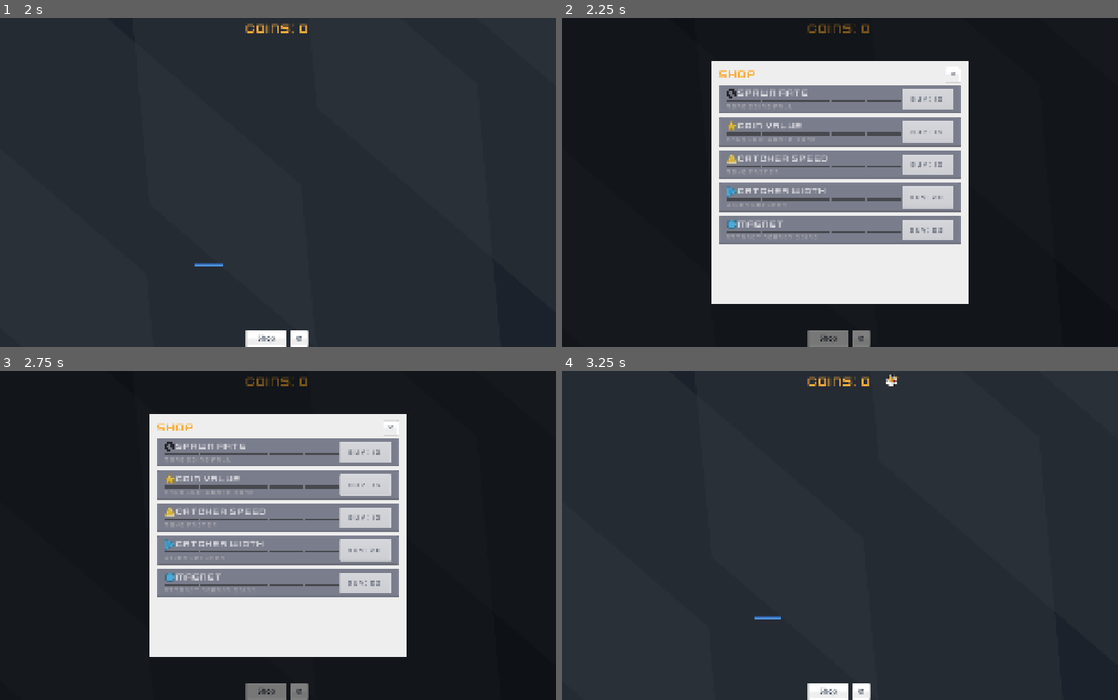
Above: before the commit, frames 1-4 (two rows, left to right).
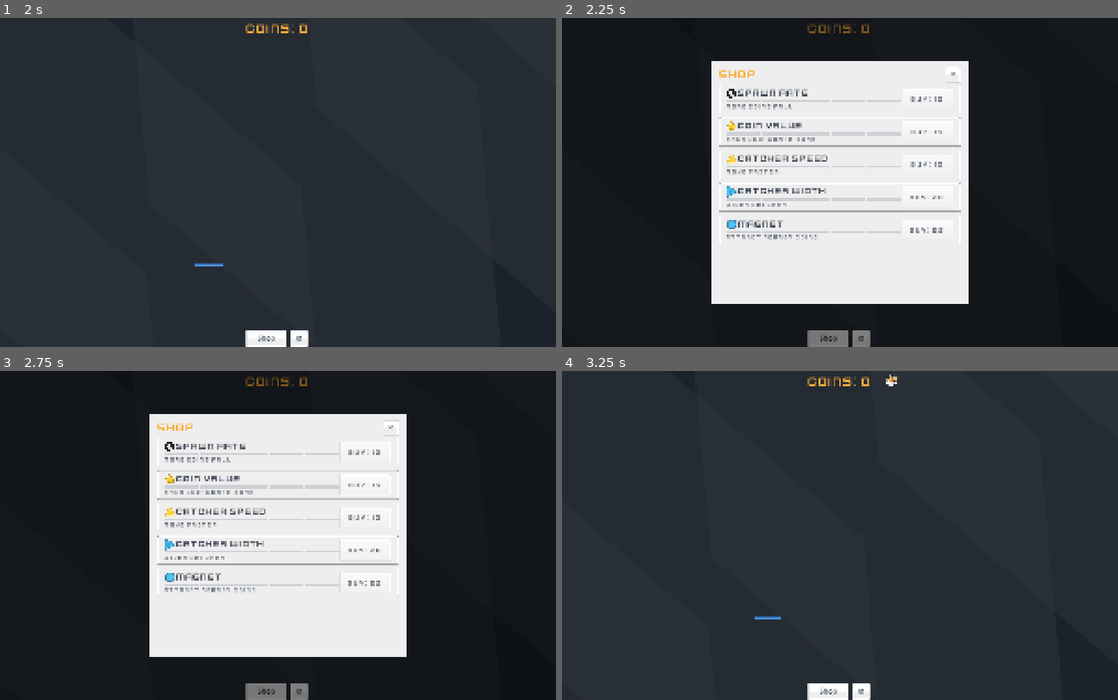
Above: after the commit, the same moments.

Repository: flexion/flexcoins
Game: Godot game, scene res://scenes/start_screen.tscn
Same seed, same stepped clock (60 frames per second), same inputs: the game is played once before the commit and once after it. Sound files missing from this copy of the repository are replaced by a short silence.
Inputs (mouse positions are in pixels of both pictures, inside the frame that each line leads up to):
- Up to frame 1 (2 s): tap Enter at 0.5 s; move the mouse to (400, 166) at 0.52 s; hold Right (move_right) 0.53-1.28 s; click (400, 166) at 0.67 s; move the mouse to (166, 198) at 1.27 s; hold Left (move_left) from 1.28 s (still down)
- Up to frame 2 (2.25 s): release Left (move_left) at 2 s; click "Shop" at 2 s
- Up to frame 3 (2.75 s): no input
- Up to frame 4 (3.25 s): click "⚙" at 2.75 s

Frame 1 is identical in both runs. In frame 2, 19% of the frame differs, in the area x 28-72%, y 20-69%; in frame 3, 19%; in frame 4, nothing differs.

Commit message:
Restyle shop cards to light grey Kenney UI style
Switch upgrade button cards from dark navy tinted backgrounds to light
grey atlas panels matching the Kenney greySheet aesthetic. Dark text on
light backgrounds, subtle segment bars, and clean raised buy buttons.

Co-Authored-By: Claude Opus 4.6 <noreply@anthropic.com>

Diff:
--- a/scenes/upgrade_button.tscn
+++ b/scenes/upgrade_button.tscn
@@ -1,19 +1,22 @@
-[gd_scene load_steps=4 format=3 uid="uid://upgrade_btn_001"]
+[gd_scene load_steps=5 format=3 uid="uid://upgrade_btn_001"]
 
 [ext_resource type="Script" path="res://scripts/upgrade_button.gd" id="1_script"]
-[ext_resource type="Texture2D" path="res://assets/ui/button_grey_depth.png" id="2_card_bg"]
+[ext_resource type="Texture2D" uid="uid://ctu1gw0yk7rh4" path="res://assets/greySheet.png" id="2_greysheet"]
+
+[sub_resource type="AtlasTexture" id="atlas_card_bg"]
+atlas = ExtResource("2_greysheet")
+region = Rect2(190, 98, 100, 100)
 
 [sub_resource type="StyleBoxTexture" id="StyleBoxTexture_card"]
-texture = ExtResource("2_card_bg")
-texture_margin_left = 10.0
-texture_margin_top = 10.0
-texture_margin_right = 10.0
-texture_margin_bottom = 10.0
+texture = SubResource("atlas_card_bg")
+texture_margin_left = 16.0
+texture_margin_top = 16.0
+texture_margin_right = 16.0
+texture_margin_bottom = 16.0
 content_margin_left = 10.0
 content_margin_top = 6.0
 content_margin_right = 10.0
 content_margin_bottom = 6.0
-modulate_color = Color(0.2, 0.22, 0.32, 0.85)
 
 [node name="UpgradeButton" type="PanelContainer"]
 script = ExtResource("1_script")
@@ -38,13 +41,14 @@
 unique_name_in_owner = true
 layout_mode = 2
 theme_override_font_sizes/font_size = 34
+theme_override_colors/font_color = Color(0.122, 0.161, 0.216, 1)
 text = "Upgrade Lv.0"
 
 [node name="EffectLabel" type="Label" parent="MarginContainer/HBoxContainer/InfoVBox"]
 unique_name_in_owner = true
 layout_mode = 2
 theme_override_font_sizes/font_size = 24
-theme_override_colors/font_color = Color(0.7, 0.7, 0.7, 1)
+theme_override_colors/font_color = Color(0.294, 0.333, 0.388, 1)
 text = "Description"
 
 [node name="BuyButton" type="Button" parent="MarginContainer/HBoxContainer"]
@@ -52,5 +56,5 @@
 layout_mode = 2
 custom_minimum_size = Vector2(200, 60)
 theme_override_font_sizes/font_size = 28
-theme_override_colors/font_color = Color(1, 1, 1, 1)
+theme_override_colors/font_color = Color(0.294, 0.333, 0.388, 1)
 text = "Buy: 100"
--- a/scripts/upgrade_button.gd
+++ b/scripts/upgrade_button.gd
@@ -7,9 +7,8 @@
 	Color(0.4, 0.7, 1.0, 1.0),    # Diamond blue (tier 2)
 	Color(0.8, 0.4, 1.0, 1.0),    # Purple (tier 3+)
 ]
-const EMPTY_COLOR := Color(0.2, 0.2, 0.2, 1.0)
-const AFFORD_COLOR := Color(1.0, 1.0, 1.0, 1.0)
-const UNAFFORD_COLOR := Color(0.65, 0.65, 0.65, 1.0)
+const EMPTY_COLOR := Color(0.78, 0.8, 0.82, 1.0)
+const COLOR_NAVY := Color(0.122, 0.161, 0.216, 1.0)       # #1F2937
 const UPGRADE_ICONS: Dictionary = {
 	"spawn_rate": preload("res://assets/textures/icon_repeat.png"),
 	"coin_value": preload("res://assets/textures/icon_star.png"),
@@ -18,11 +17,8 @@
 	"magnet": preload("res://assets/textures/icon_circle.png"),
 }
 # Flexion brand colors for buy button states
-const COLOR_CTA_ORANGE := Color(0.812, 0.291, 0.008, 1.0)      # #CF4A02
-const COLOR_CTA_ORANGE_HOVER := Color(0.878, 0.373, 0.102, 1.0) # #E05F1A
 const COLOR_GREEN := Color(0.231, 0.698, 0.451, 1.0)            # #3BB273
 const COLOR_CHARCOAL := Color(0.294, 0.333, 0.388, 1.0)         # #4B5563
-const COLOR_CHARCOAL_DARK := Color(0.2, 0.24, 0.3, 1.0)
 
 var upgrade_id: String = ""
 var _segment_rects: Array[ColorRect] = []
@@ -35,7 +31,7 @@
 var _reject_sound: AudioStreamPlayer
 var _style_afford: StyleBoxTexture
 var _style_unafford: StyleBoxTexture
-var _style_green: StyleBoxTexture
+
 
 @onready var name_label: Label = %NameLabel
 @onready var effect_label: Label = %EffectLabel
@@ -60,7 +56,6 @@
 	var sheet: Texture2D = preload("res://assets/greySheet.png")
 	_style_afford = _create_atlas_style(sheet, Rect2(0, 49, 191, 49))    # grey_button06 — raised
 	_style_unafford = _create_atlas_style(sheet, Rect2(0, 286, 190, 45)) # grey_button04 — flat/muted
-	_style_green = _create_atlas_style(sheet, Rect2(0, 49, 191, 49))     # same as afford (tinted green via modulate)
 	_apply_buy_style(_style_unafford)
 	_update_display()
 
@@ -179,16 +174,14 @@
 func _update_afford_cue(affordable: bool) -> void:
 	if affordable:
 		modulate.a = 1.0
-		buy_button.add_theme_color_override("font_color", COLOR_CTA_ORANGE)
-		buy_button.self_modulate = Color.WHITE
+		buy_button.add_theme_color_override("font_color", COLOR_NAVY)
 		_apply_buy_style(_style_afford)
 		if not _was_affordable:
 			_was_affordable = true
 			_start_pulse()
 	else:
-		modulate.a = 0.7
+		modulate.a = 0.85
 		buy_button.add_theme_color_override("font_color", COLOR_CHARCOAL)
-		buy_button.self_modulate = Color.WHITE
 		_apply_buy_style(_style_unafford)
 		if _was_affordable:
 			_was_affordable = false
@@ -218,7 +211,7 @@
 	tween.tween_callback(func() -> void:
 		scale = Vector2(1.0, 1.0)
 		var affordable := GameManager.currency >= GameManager.get_upgrade_cost(upgrade_id)
-		buy_button.add_theme_color_override("font_color", COLOR_CTA_ORANGE if affordable else COLOR_CHARCOAL)
+		buy_button.add_theme_color_override("font_color", COLOR_NAVY if affordable else COLOR_CHARCOAL)
 		_apply_buy_style(_style_afford if affordable else _style_unafford)
 	)
 	if _purchase_sound:
@@ -239,7 +232,7 @@
 	_shake_tween.tween_callback(func() -> void:
 		buy_button.get_parent().queue_sort()
 		var affordable := GameManager.currency >= GameManager.get_upgrade_cost(upgrade_id)
-		buy_button.add_theme_color_override("font_color", COLOR_CTA_ORANGE if affordable else COLOR_CHARCOAL)
+		buy_button.add_theme_color_override("font_color", COLOR_NAVY if affordable else COLOR_CHARCOAL)
 	)
 	if _reject_sound:
 		_reject_sound.play()
